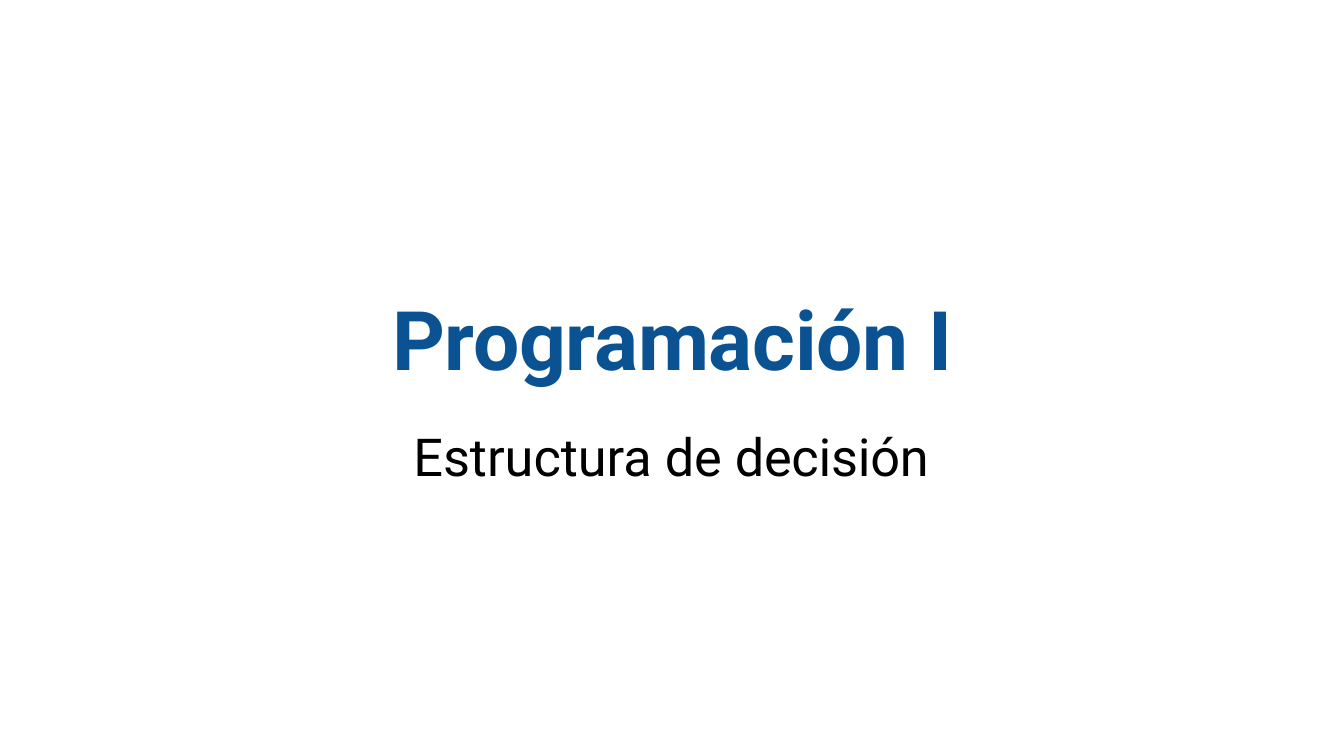
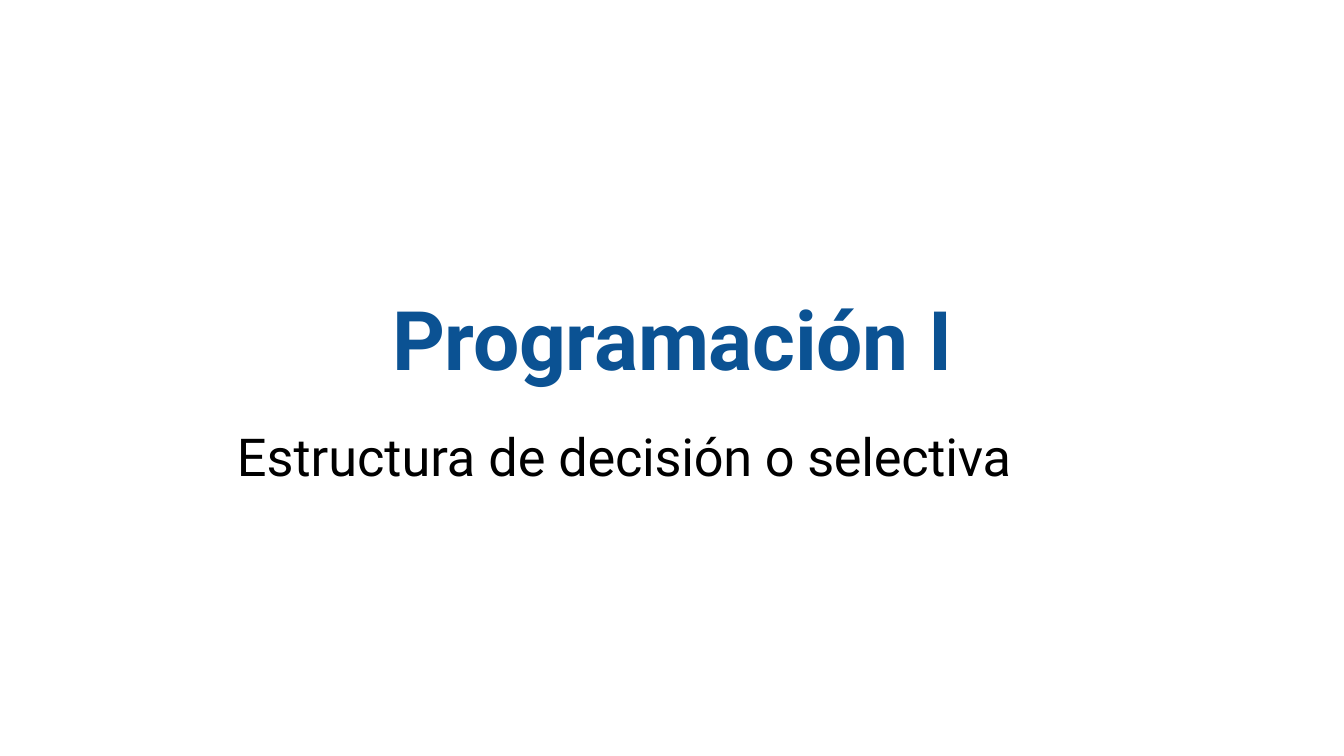
Before and after one commit to ariel-utn/Trayecto-Formativo-Perez, a slide deck: slide 1 of Codificacion/Semana2/LAB1 - Decisión.pptx. Drawn at 1344x756 pixels with LibreOffice and Linux fonts; fonts in the diff are those of the drawing. Boxes give left, top, right and bottom in pixels: in the first picture for what was removed or moved away, otherwise in the second. Text is boxed around its words. In the diff, an @@ line names an element or a change of style, - is before the commit and + after.

Commit message:
Actualizacion

```diff
--- a/Codificacion/Semana2/LAB1 - Decisión.pptx
+++ b/Codificacion/Semana2/LAB1 - Decisión.pptx
@@ text at [237,436,1011,477]: text changed @@
-Estructura de decisión
+Estructura de decisión o selectiva
```
